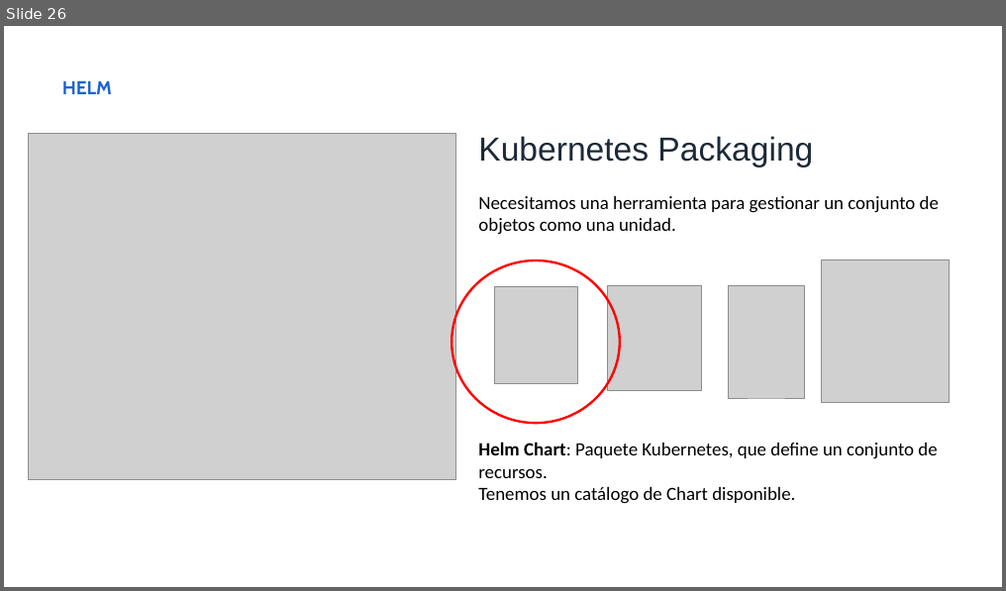
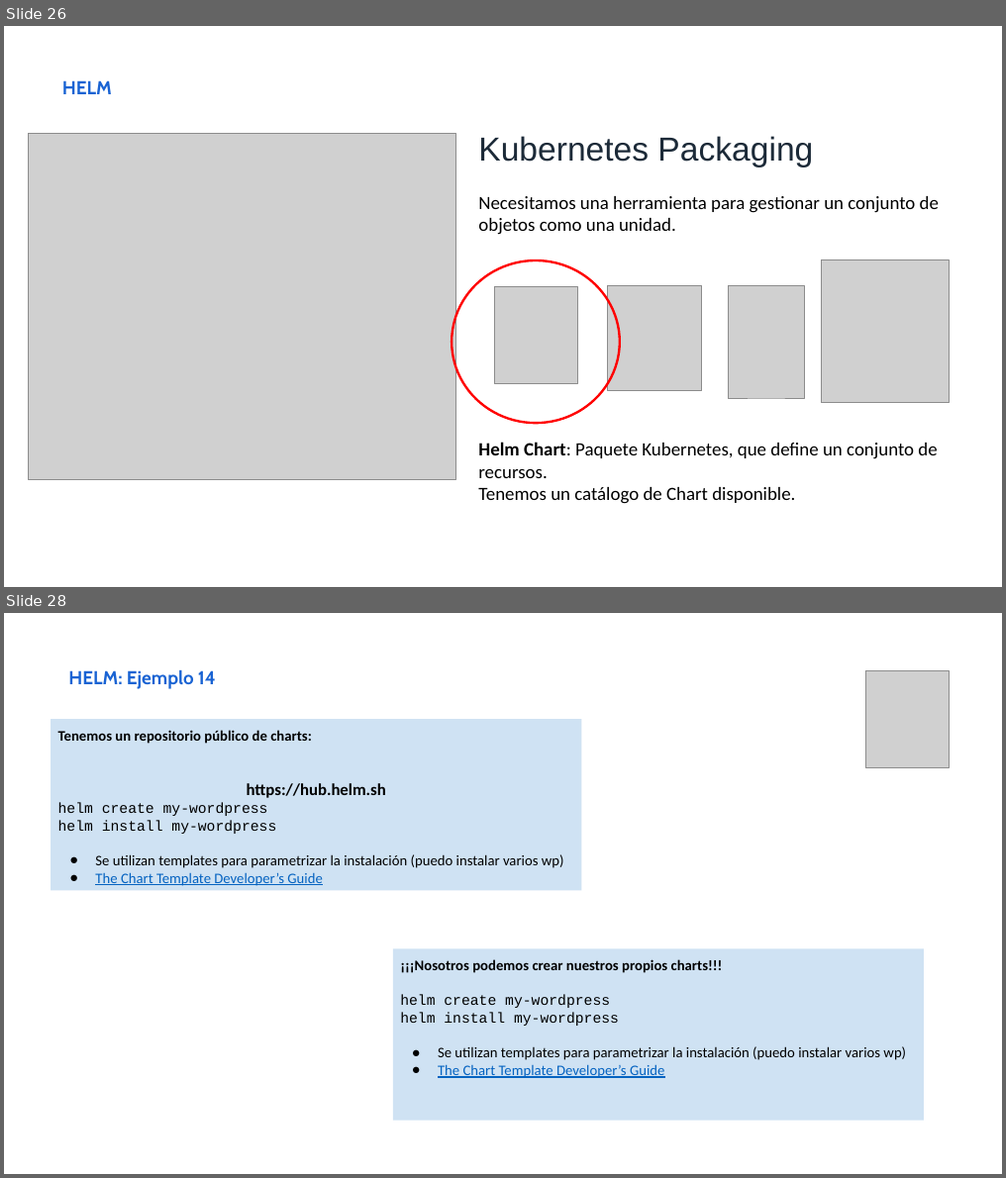
Before and after one commit to iesgn/curso_kubernetes_2020, a slide deck: unidad4/presentacion_unidad4.odp. Shown one above the other, each under a label of ours: slide 26 before the commit, slides 26 and 28 after it; the slides between them are not shown. The pictures are 1006x591 and 1006x1178 pixels, drawn with LibreOffice and Linux fonts; fonts in the diff are those of the drawing; grey boxes stand for pictures. Boxes give left, top, right and bottom in pixels: in the first picture for what was removed or moved away, otherwise in the second. Text is boxed around its words. In the diff, an @@ line names an element or a change of style, - is before the commit and + after.

Commit message:
helm

```diff
--- a/unidad4/presentacion_unidad4.odp
+++ b/unidad4/presentacion_unidad4.odp
@@ slide 28 added at box(4, 613, 1002, 1174), background #FFFFFF @@
@@ text added at box(68, 670, 216, 689), 18 pt, text #1963D3, bold @@
+HELM: Ejemplo 14
@@ picture added at box(865, 670, 948, 768) @@
@@ rectangle added at box(52, 719, 582, 891), fill #CFE2F3, 14 pt, text #000000 @@
+Tenemos un repositorio público de charts:
+https://hub.helm.sh
+helm create my-wordpress
+helm install my-wordpress
+● Se utilizan templates para parametrizar la instalación (puedo instalar varios wp)
+● The Chart Template Developer’s Guide
@@ rectangle added at box(393, 950, 924, 1121), fill #CFE2F3, 14 pt, text #000000 @@
+¡¡¡Nosotros podemos crear nuestros propios charts!!!
+helm create my-wordpress
+helm install my-wordpress
+● Se utilizan templates para parametrizar la instalación (puedo instalar varios wp)
+● The Chart Template Developer’s Guide
```
Also in this commit, not shown: 4 slides changed, 7 other files.
